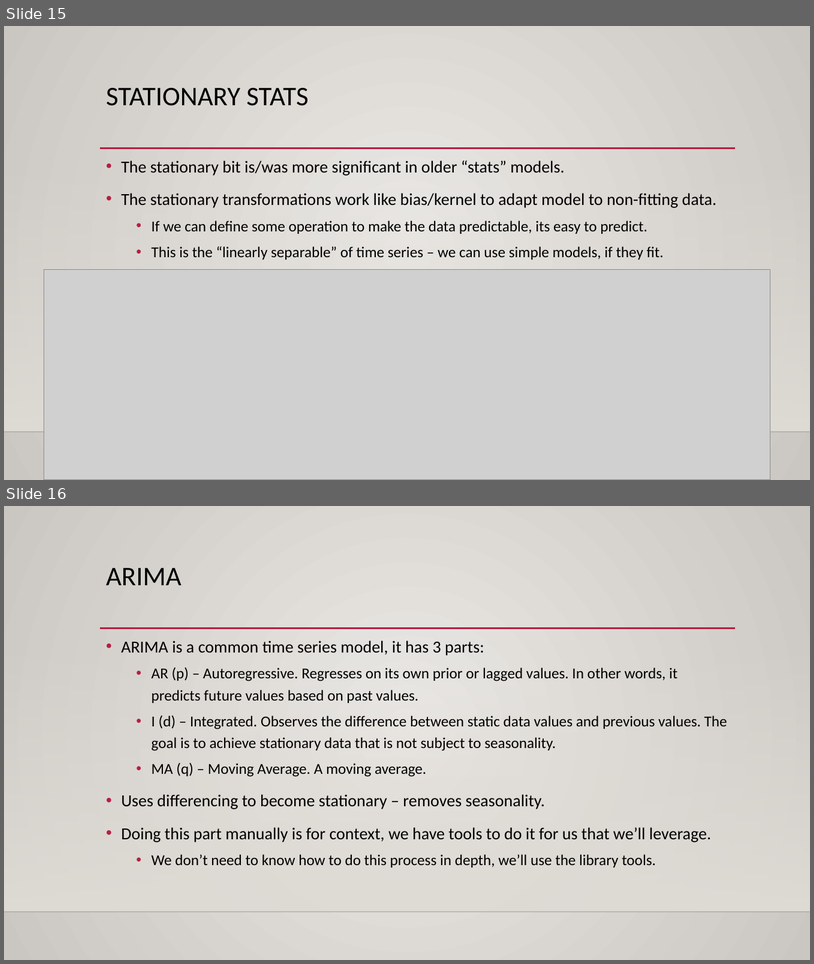
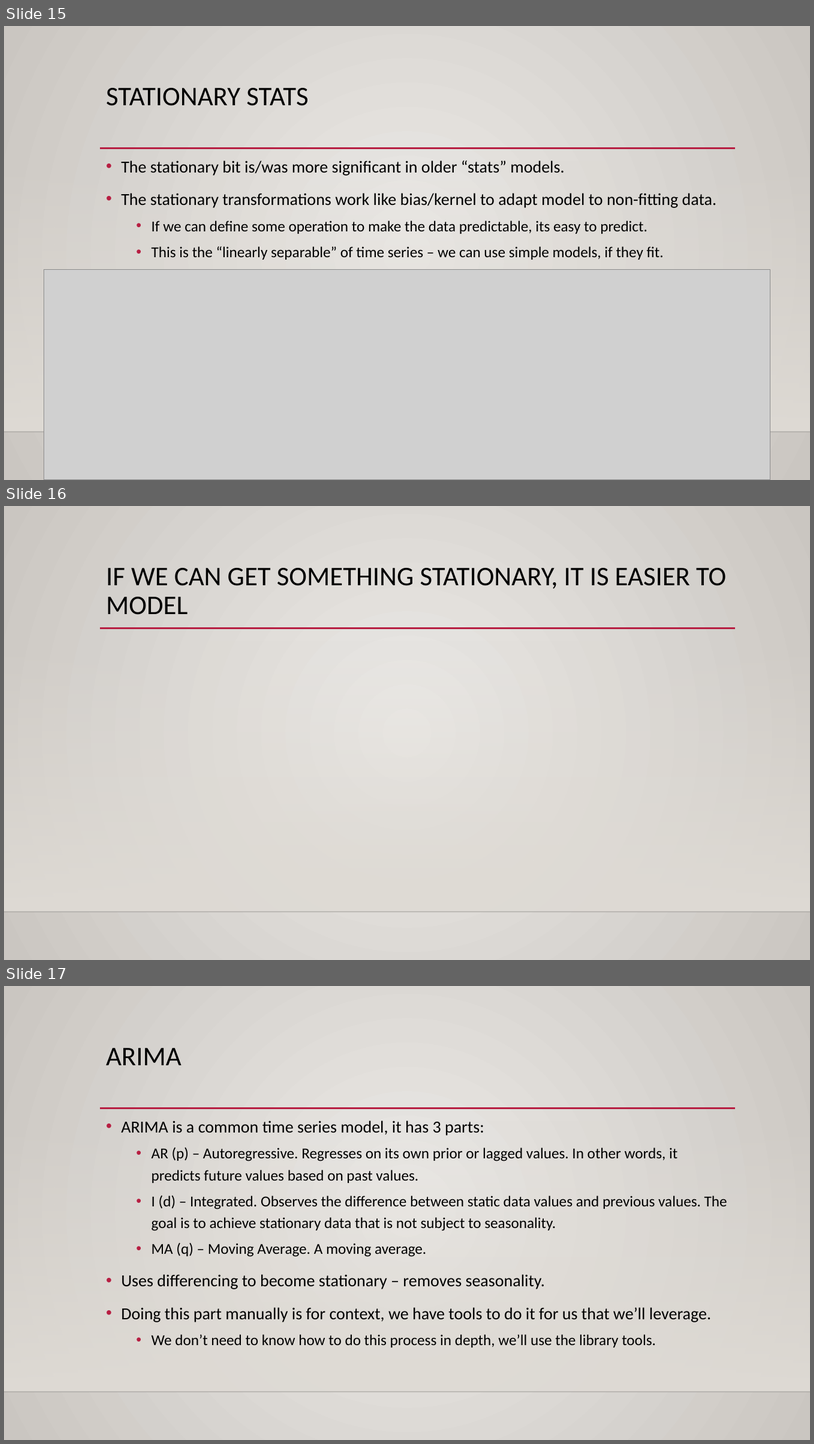
Before and after one commit to AkeemSemperDataScience/Intro_to_Machine_Learning_Students, a slide deck: reference_content/Slides/TimeSeries.pptx. Shown one above the other, each under a label of ours: slides 15 and 16 before the commit, slides 15, 16 and 17 after it. The pictures are 814x964 and 814x1444 pixels, drawn with LibreOffice and Linux fonts; fonts in the diff are those of the drawing; grey boxes stand for pictures; background and template pictures are left out. Boxes give left, top, right and bottom in pixels: in the first picture for what was removed or moved away, otherwise in the second. Text is boxed around its words. In the diff, an @@ line names an element or a change of style, - is before the commit and + after.

```diff
--- a/reference_content/Slides/TimeSeries.pptx
+++ b/reference_content/Slides/TimeSeries.pptx
@@ slide 16 added at [4, 506, 810, 960], background gradient #ECEAE7 to #CAC7C1; not listed: 3 template elements that a slide beside it also shows @@
@@ title added at [106, 568, 726, 615], 32 pt, text #000000 @@
+IF WE CAN GET SOMETHING STATIONARY, IT IS EASIER TO MODEL
@@ what was slide 16 is now slide 17 @@
```
Also in this commit, not shown: 2 slides changed, 1 other slide added, 1 slide removed, 4 other files.
